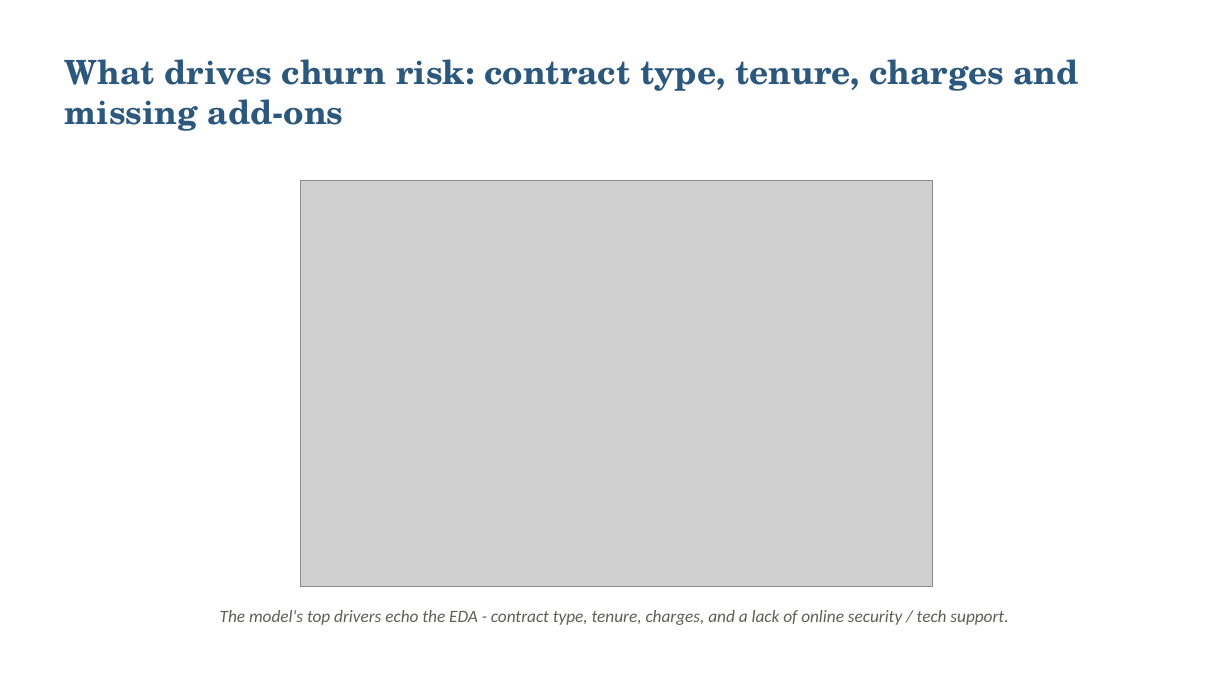
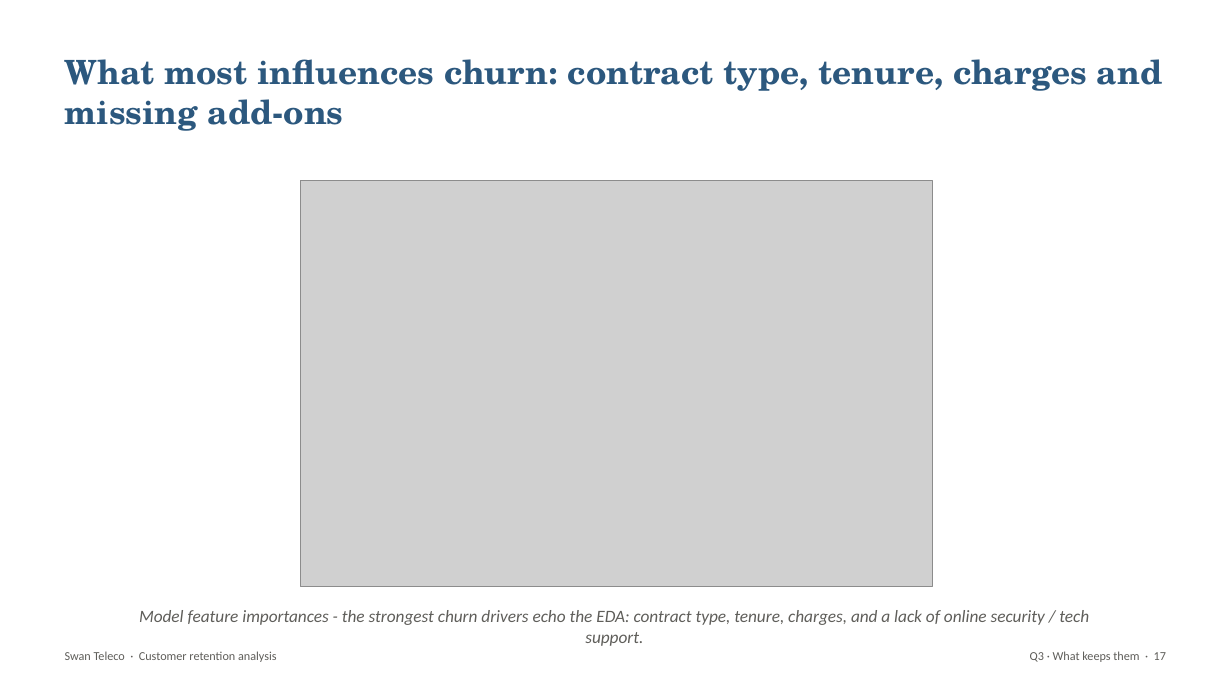
Before and after one commit to Sai-Bolla/SwanTeleco, a slide deck: slide 17 of Swan_Teleco_EDA_Clustering_Deck.pptx (slide 8 before the commit). Drawn at 1232x693 pixels with LibreOffice and Linux fonts; fonts in the diff are those of the drawing; grey boxes stand for pictures. Boxes give left, top, right and bottom in pixels: in the first picture for what was removed or moved away, otherwise in the second. Text is boxed around its words. In the diff, an @@ line names an element or a change of style, - is before the commit and + after.

```diff
--- a/Swan_Teleco_EDA_Clustering_Deck.pptx
+++ b/Swan_Teleco_EDA_Clustering_Deck.pptx
@@ text at [65, 59, 1162, 131]: text changed @@
-What drives churn risk: contract type, tenure, charges and missing add-ons
+What most influences churn: contract type, tenure, charges and missing add-ons
@@ text at [139, 610, 1089, 646]: text changed @@
-The model's top drivers echo the EDA - contract type, tenure, charges, and a lack of online security / tech support.
+Model feature importances - the strongest churn drivers echo the EDA: contract type, tenure, charges, and a lack of online security / tech support.
@@ text added at [65, 651, 277, 662], 9.5 pt, text #5F5E5A @@
+Swan Teleco · Customer retention analysis
@@ text added at [1030, 651, 1166, 662], 9.5 pt, text #5F5E5A @@
+Q3 · What keeps them · 17
```
Also in this commit, not shown: 6 other slides changed, 15 slides added, 2 slides removed, 3 other files.
